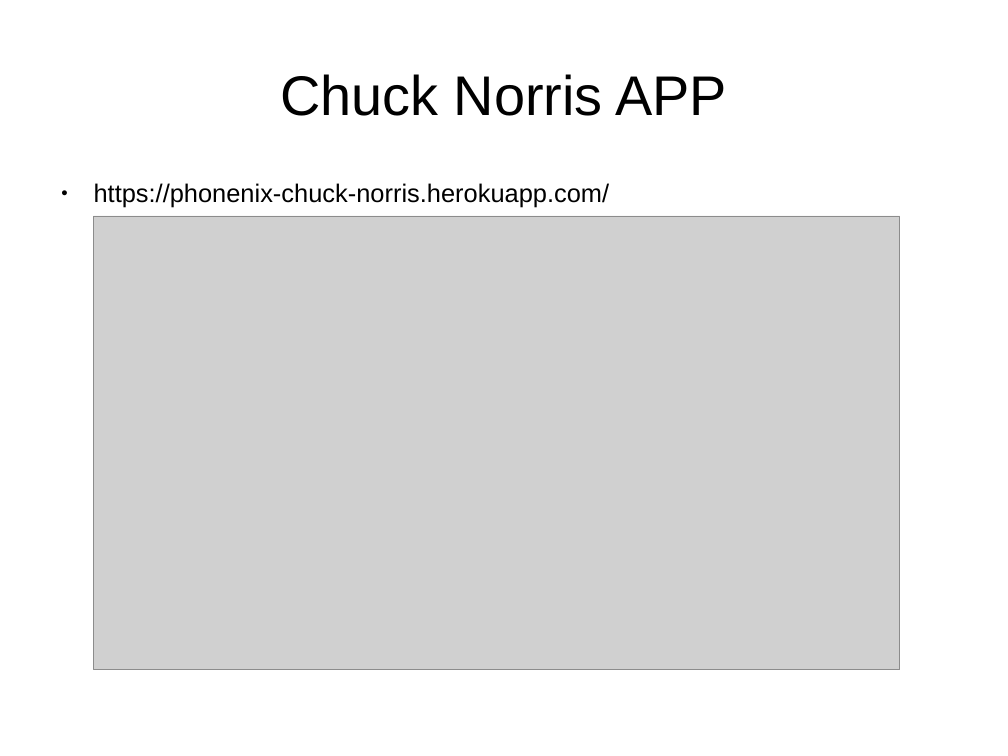
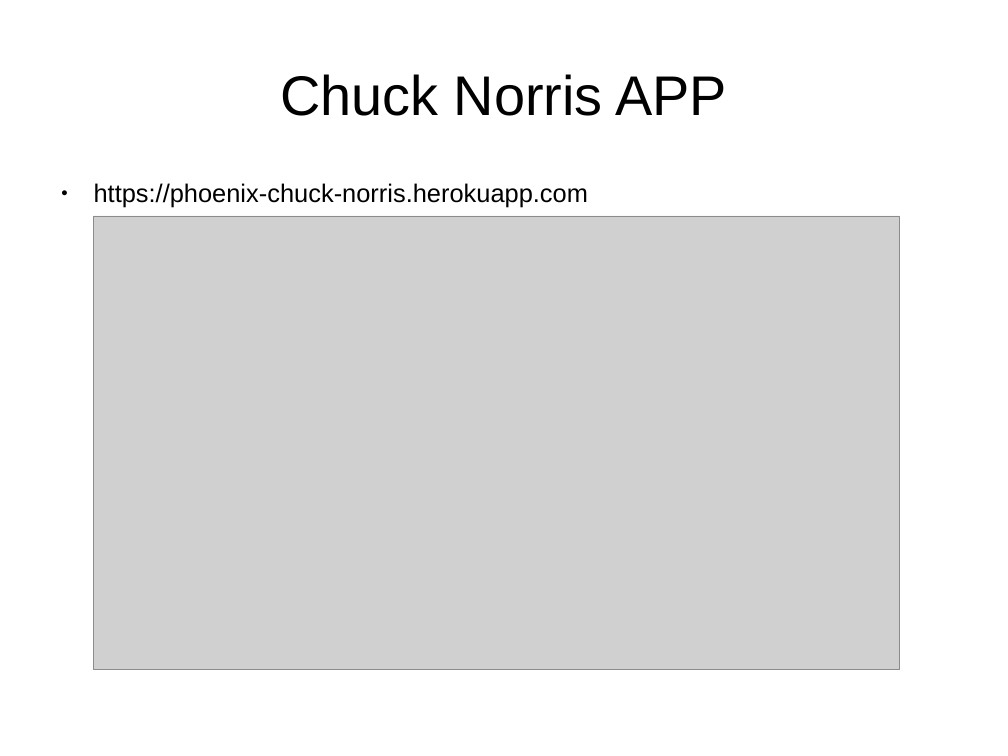
Before and after one commit to ramortegui/talks, a slide deck: slide 33 of concurrent-programming.odp (slide 35 before the commit). Drawn at 1008x756 pixels with LibreOffice and Linux fonts; fonts in the diff are those of the drawing; grey boxes stand for pictures. Boxes give left, top, right and bottom in pixels: in the first picture for what was removed or moved away, otherwise in the second. Text is boxed around its words. In the diff, an @@ line names an element or a change of style, - is before the commit and + after.

```diff
--- a/concurrent-programming.odp
+++ b/concurrent-programming.odp
@@ text at (94, 183, 588, 207): text changed @@
-● https://phonenix-chuck-norris.herokuapp.com/
+● https://phoenix-chuck-norris.herokuapp.com
```
Also in this commit, not shown: 7 other slides changed, 1 slide added, 3 slides removed, 6 other files.
